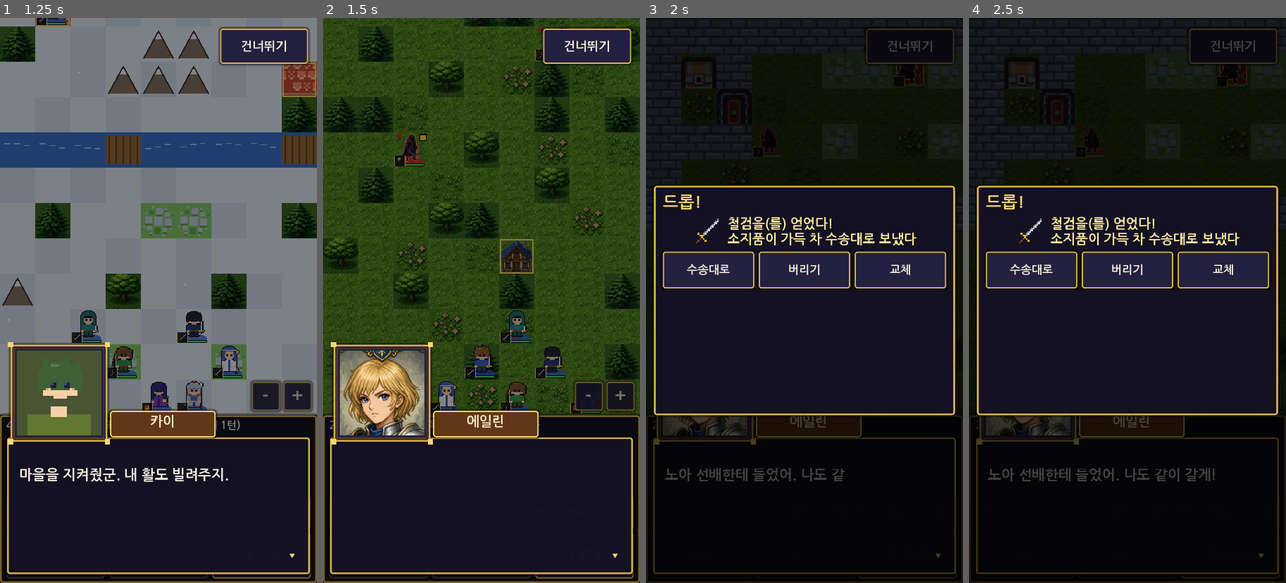
Above: before the commit, frames 1-4 (left to right).
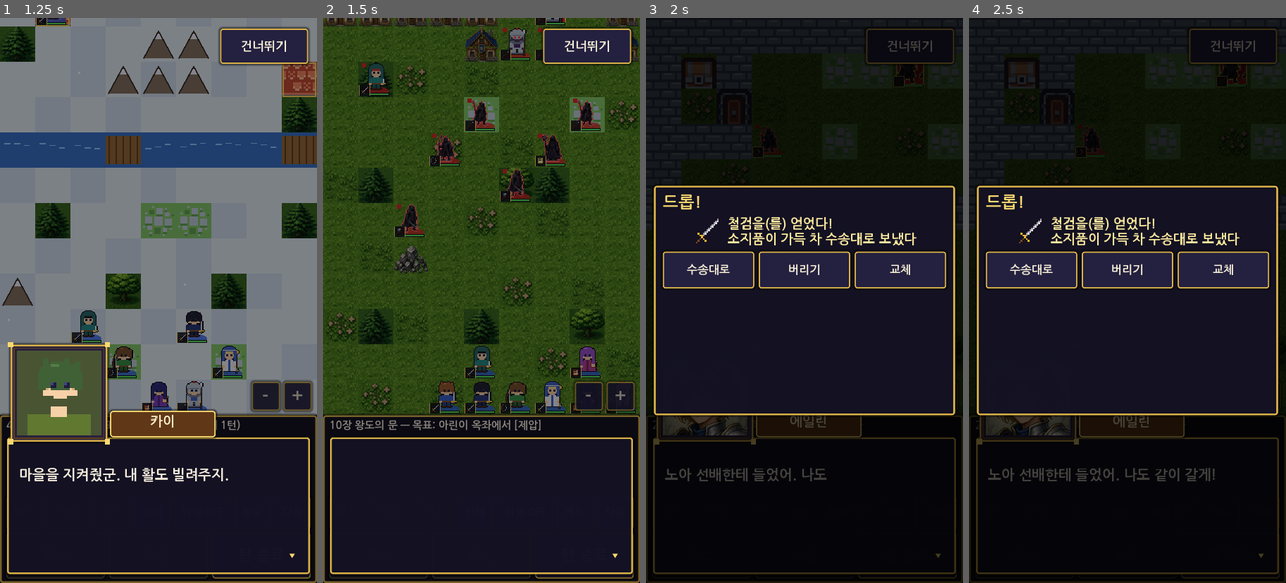
Above: after the commit, the same moments.

Repository: junsa80/srpg-prototype
Game: Godot game, scene res://tests/campaign_test.tscn
The game is run twice, just before and just after one commit, with the same random seed, the same clock (stepped at 60 frames per second) and the same inputs. This scene is started directly instead of the project's main scene.
Inputs:
- Up to frame 1 (1.25 s): click "건너뛰기" at 0.5 s
- Up to frame 2 (1.5 s): click "상태" at 1.25 s
- Up to frame 3 (2 s): no input
- Up to frame 4 (2.5 s): click "위험 OFF" at 2 s

Frame 1 is identical in both runs. In frame 2, 25% of the frame differs, in the area x 0-100%, y 0-76%; in frame 3, less than 0.1%; in frame 4, nothing differs.

Commit message:
10장 왕도의 문: 요새 문지기, 카린 영입, 미라×레온 A

Diff:
--- a/chapters/chapter_data.gd
+++ b/chapters/chapter_data.gd
@@ -77,9 +77,17 @@
 		"boss": [["그림자 기사", "왕도는 이미 그림자 아래에 있다. 너희는 늦었다."], ["아린", "늦지 않았어요. 아직 저 성에 사람들이 있어요. 그래서 싸우는 거예요."],
 			["에일린", "노아 선배가 지키던 길이야. 여기서 물러설 순 없어."]],
 		"post": [["그림자 기사", "크윽… 왕도의 문이… 너희를 삼킬 것이다…"], ["레온", "전초는 무너졌다. 다음은 왕도의 문이다."]]},
+	"ch10": {"title": "10장 왕도의 문", "goal": "성문(옥좌 칸) 제압",
+		"pre": [["", "왕도 성벽이 그림자에 젖어 검게 번들거린다. 성문 위의 깃발은 이미 찢겨 있었다."], ["레온", "저 문 너머가 내가 지키겠다고 맹세한 곳이다."],
+			["미라", "레온, 손이 떨려요. …저도 무서워요. 이 손목의 표식이 문 앞에서 타는 것 같아요."], ["레온", "그럼 내가 앞에 선다. 넌 뒤에서 모두를 살려 줘."]],
+		"boss": [["요새 문지기", "이 문은 열리지 않는다. 그림자의 명이다."], ["레온", "이 문은 사람을 지키라고 세운 문이다. 그림자를 위한 게 아니야!"],
+			["미라", "저 안에 아직 숨어 있는 사람들이 있어요. 그래서 우리가 여기 있는 거예요."]],
+		"post": [["요새 문지기", "문이… 열린다… 그분께서… 기다리신다…"], ["레온", "성문을 열었다. 이제 왕도로 들어간다."], ["미라", "…표식이 잠잠해졌어요. 다행이에요."]]},
 }
 ## Talk (대화) recruit lines: [from, to] -> lines
 const TALK = {
+	"루크|카린": [["카린", "루크! 길드에서 사라진 그 루크 맞지? 난 문지기한테 잡혀서 열쇠 따는 일 하고 있었어."], ["루크", "카린… 아직 살아 있었구나. 이쪽으로 와. 다시는 놈들 일 하지 마."],
+		["카린", "좋아. 대신 문 열 땐 내가 먼저야. 실력은 안 녹슬었거든."]],
 	"아린|다린": [["아린", "그 검, 피난민한테 겨누려고 들고 온 거예요?"], ["다린", "돈 받고 따라온 것뿐이야. …애들 쫓는 일인 줄은 몰랐지."],
 		["아린", "그럼 이쪽에서 싸워요. 지킬 사람이 저렇게 많아요."], ["다린", "검 하나로 떠돌았지만, 이번엔 지킬 게 생겼군."]],
 	"아린|가렌": [["아린", "당신은 그림자가 아니잖아. 왜 저들 편에 서 있지?"], ["가렌", "돈 때문이었지. …그런데 저 괴물들, 마을을 통째로 삼키더군."],
@@ -133,6 +141,7 @@
 	"ch8": {3: [["가브리엘", "시종장이 문을 열었어요! 안쪽에도 적이!"], ["셀레나", "내 성 안에서…!"]],
 		6: [["베일", "미라, 너도 표식이 있지? 언젠가 이쪽으로 오게 될 거다."], ["미라", "…닥쳐."]]},
 	"ch9": {3: [["", "전초의 횃불이 검게 타오른다. 그림자 기운이 한층 짙어졌다."], ["엘렌", "결계가 숨 쉬듯 맥동해요… 오래 머물면 위험해요!"]]},
+	"ch10": {3: [["", "성벽 틈에서 그림자 연기가 뿜어져 나온다. 기운이 더 짙어졌다."], ["카린", "어이, 거기 도둑 얼굴! 너 루크지? 나 좀 봐!"]]},
 }
 
 ## 야영 대화 (클리어 후 거점 도착 시 1회)
@@ -155,10 +164,15 @@
 		["미라", "말하면 넌 날 지키려 들 거잖아. 그게 제일 싫어."]],
 	"ch9": [["", "— 전초 잔해 옆, 밤 —"], ["루크", "에일린. 오늘은 돌아왔네."], ["에일린", "네가 가르쳐 준 대로 했어. 들어갈 때 나올 길부터 봤지."],
 		["루크", "…솔직히, 그거 듣고 좀 감동했다."], ["에일린", "왕도에 닿으면 노아 선배 소식도 알 수 있을 거야. 그때까지 내 등 맡아 줄래?"], ["루크", "등이든 뭐든. 둘 다 돌아오기로 했잖아."]],
+	"ch10": [["", "— 성문 안쪽 초소, 밤 —"], ["미라", "레온, 아까 문 앞에서… 고마웠어요."], ["레온", "기사로서 당연한 일이다. …아니, 솔직히 말하면 너라서 그랬다."],
+		["미라", "이 표식이 뭐든, 레온이 옆에 있으면 무섭지 않아요."], ["레온", "그럼 끝까지 옆에 있지. 약속한다."]],
 }
 
 ## 지원 대화 (두 유닛이 모두 있고 해당 장 클리어 후 거점 [지원] 탭에서 열람)
 const SUPPORTS = [
+	{"id": "mira_leon_a", "a": "미라", "b": "레온", "after": "ch10", "title": "[A] 문 앞의 약속",
+		"lines": [["미라", "레온, 아까 문 앞에서… 고마웠어요."], ["레온", "기사로서 당연한 일이다. …아니, 솔직히 말하면 너라서 그랬다."],
+			["미라", "이 표식이 뭐든, 레온이 옆에 있으면 무섭지 않아요."], ["레온", "그럼 끝까지 옆에 있지. 약속한다."]]},
 	{"id": "luke_eileen_a", "a": "루크", "b": "에일린", "after": "ch9", "title": "[A] 나올 길",
 		"lines": [["루크", "에일린. 오늘은 돌아왔네."], ["에일린", "네가 가르쳐 준 대로 했어. 들어갈 때 나올 길부터 봤지."], ["루크", "…솔직히, 그거 듣고 좀 감동했다."],
 			["에일린", "왕도에 닿으면 노아 선배 소식도 알 수 있을 거야. 그때까지 내 등 맡아 줄래?"], ["루크", "등이든 뭐든. 둘 다 돌아오기로 했잖아."]]},
--- a/data/maps.gd
+++ b/data/maps.gd
@@ -478,4 +478,47 @@
 		],
 		"side": [{"id": "noloss9", "type": "nodeath", "text": "아군 전원 생존", "reward": {"gold": 1500}}],
 	},
+	# ---CH ch10
+	"ch10": {
+		"rows": [
+			"....F..F....",
+			"..T......T..",
+			"#####.H.####",
+			"....#...#...",
+			".F..........",
+			"....T..T....",
+			"............",
+			".F...FF...F.",
+			"............",
+			"..^......^..",
+			"............",
+			".F..F..F..F.",
+			"............",
+			"............",
+		],
+		"deploy_size": 8,
+		"spots": [Vector2i(3, 13), Vector2i(4, 13), Vector2i(5, 13), Vector2i(6, 13), Vector2i(7, 13), Vector2i(8, 13), Vector2i(4, 12), Vector2i(7, 12)],
+		"goal": "seize", "par": 13, "clear_gold": 3000,
+		"enemies": [
+			["그림자 병사", "강철도끼", Vector2i(2, 8), {"lv": 18}],
+			["그림자 궁병", "강철활", Vector2i(9, 8), {"lv": 18}],
+			["그림자 창병", "강철창", Vector2i(4, 5), {"lv": 18, "guard": true}],
+			["그림자 창병", "강철창", Vector2i(7, 5), {"lv": 18, "guard": true}],
+			["그림자 술사", "썬더", Vector2i(6, 6), {"lv": 18}],
+			["그림자 기병", "강철창", Vector2i(10, 4), {"lv": 18}],
+			["도적", "철단검", Vector2i(1, 4), {"name": "카린", "talk": "루크", "lv": 7}],
+			["그림자 중갑병", "강철창", Vector2i(5, 3), {"lv": 18, "guard": true}],
+			["그림자 궁병", "강철활", Vector2i(7, 3), {"lv": 18, "guard": true}],
+			["그림자 술사", "엘파이어", Vector2i(2, 1), {"lv": 18, "guard": true}],
+			["그림자 병사", "강철도끼", Vector2i(5, 7), {"lv": 18}],
+			["그림자 궁병", "강철활", Vector2i(3, 6), {"lv": 18}],
+			["그림자 술사", "썬더", Vector2i(9, 2), {"lv": 18, "guard": true}],
+			["그림자 창병", "강철창", Vector2i(6, 3), {"lv": 18, "guard": true}],
+			["아머나이트", "강철창", Vector2i(6, 2), {"boss": true, "name": "요새 문지기", "lv": 20, "item": "은창", "guard": true, "drop": "힘의 반지"}],
+		],
+		"reinforcements": [
+			{"turn": 4, "units": [["그림자 기병", "철창", Vector2i(0, 9), {"lv": 16}], ["그림자 기병", "철창", Vector2i(11, 9), {"lv": 16}]]},
+		],
+		"side": [{"id": "karin", "type": "recruit", "name": "카린", "text": "카린 영입 (루크로 대화)", "reward": {"gold": 1000}}],
+	},
 }
--- a/data/roster.gd
+++ b/data/roster.gd
@@ -52,7 +52,7 @@
 	"리엘": ["비룡기사", "recruit", "그림자 놈들한테서 도망쳤다. 이 날개로 갚지."],
 	# 7장 이후 합류 (해당 장이 생기기 전까지는 데이터만; CH_INDEX에 없음 → 등장 안 함)
 	"다린": ["용병", "recruit", "검 하나로 떠돌았지만, 이번엔 지킬 게 생겼군."], "소라": ["궁수", "recruit", "내 화살은 빗나가지 않아. 표적만 정해 줘."],
-	"엘렌": ["마법사", "recruit", "책으로만 배운 마법이지만… 실전에서 증명할게요."], "카린": ["도적", "ch10", "자물쇠든 경비든, 나한텐 다 열려 있어."],
+	"엘렌": ["마법사", "recruit", "책으로만 배운 마법이지만… 실전에서 증명할게요."], "카린": ["도적", "recruit", "자물쇠든 경비든, 나한텐 다 열려 있어."],
 	"브록": ["아머나이트", "ch12", "성문 하나쯤은 이 몸으로 막아 주지."], "라임": ["소셜나이트", "ch13", "말 위에서라면 누구보다 빨라. 앞장서지."],
 	"미르": ["시스터", "ch14", "다치신 분은 제게 오세요. 끝까지 함께할게요."], "제드": ["전사", "ch15", "궁지에 몰릴수록 도끼가 무거워지지. 좋아."],
 	"카이린": ["비룡기사", "recruit", "하늘은 넓다. 리엘 혼자 날게 둘 순 없지."],
@@ -103,7 +103,7 @@
 		if promoted in branches(k): return k
 	return ""
 
-const CH_INDEX = {"ch1": 0, "ch2": 1, "ch3": 2, "ch4a": 3, "ch4b": 3, "ch5": 4, "ch6": 5, "ch7": 6, "ch8": 7, "ch9": 8, "end": 9}
+const CH_INDEX = {"ch1": 0, "ch2": 1, "ch3": 2, "ch4a": 3, "ch4b": 3, "ch5": 4, "ch6": 5, "ch7": 6, "ch8": 7, "ch9": 8, "ch10": 9, "end": 10}
 static func joined_by(chapter: String) -> Array:
 	var idx = CH_INDEX.get(chapter, 0)
 	var rec = []
--- a/scripts/base.gd
+++ b/scripts/base.gd
@@ -306,7 +306,7 @@
 func _sortie() -> void:
 	if not Maps.CH.has(Campaign.chapter):
 		_clear()
-		body.add_child(ItemMenus.label("제1부 완결! 축하합니다.\n10장 이후는 준비 중입니다 (To be continued).\n\n[환생]으로 1장부터 다시 시작할 수 있습니다 (표준/강화 선택).", 28))
+		body.add_child(ItemMenus.label("제1부 완결! 축하합니다.\n11장 이후는 준비 중입니다 (To be continued).\n\n[환생]으로 1장부터 다시 시작할 수 있습니다 (표준/강화 선택).", 28))
 		var rb = ItemMenus.big("환생 — ★%d 시작" % (Campaign.cycle + 1), 96, 32); rb.name = "Rebirth"; body.add_child(rb)
 		rb.pressed.connect(func(): Menus.rebirth_select(self, func(): get_tree().change_scene_to_file("res://scenes/battle.tscn")))
 		return
--- a/scripts/campaign.gd
+++ b/scripts/campaign.gd
@@ -15,7 +15,7 @@
 var chapter_start = {}     # campaign dict at chapter start (for 챕터 재시작)
 const CONVOY_MAX = 100
 const CLEAR_GOLD = {"ch1": 1000, "ch2": 1500}
-const NEXT = {"ch1": "ch2", "ch2": "ch3", "ch3": "ch4a", "ch4a": "ch5", "ch4b": "ch5", "ch5": "ch6", "ch6": "ch7", "ch7": "ch8", "ch8": "ch9", "ch9": "end"}
+const NEXT = {"ch1": "ch2", "ch2": "ch3", "ch3": "ch4a", "ch4a": "ch5", "ch4b": "ch5", "ch5": "ch6", "ch6": "ch7", "ch7": "ch8", "ch8": "ch9", "ch9": "ch10", "ch10": "end"}
 const TRAIN_EXP = 10        # 훈련 bonus EXP for each deployed unit after a defeat
 var recruited = []          # names recruited by talk/village/rescue
 var ranks = {}              # chapter -> best rank letter (S/A/B/C)
--- a/tests/campaign_test.gd
+++ b/tests/campaign_test.gd
@@ -102,6 +102,9 @@
 	b.queue_free(); await get_tree().process_frame
 	b = await _battle("ch9", ["가렌", "카이"])
 	check(_named(b, "그림자 기사") != null and b.MAP.goal == "boss" and b.MAP.villages.values()[0].recruit == "엘렌" and b.units. …(227 unchanged characters)…
+	b.queue_free(); await get_tree().process_frame
+	b = await _battle("ch10", ["가렌", "카이"])
+	check(_named(b, "요새 문지기") != null and Skills.has(_named(b, "요새 문지기"), "요새 문지기") and b.MAP.goal == "seize" and _named(b, "카린").talk_from == "루크", "ch10: 요새 문지기(수비), seize, 카린 talk")
 	b.queue_free(); await get_tree().process_frame
 	# 6. branch + 훈련
 	Campaign.reset(); Campaign.route = "ch4b"; Campaign.record_clear("ch3")
@@ -351,7 +354,7 @@
 	var two = true
 	for b9 in bases: two = two and per.get(b9, 0) >= 2
 	check(two, ">=2 units per base class")
-	check(CampaignPlan.PLAN.size() >= 20 and CampaignPlan.playable("ch9") and not CampaignPlan.playable("ch10") and CampaignPlan.special_share("ch10") == 0.0 and CampaignPlan.special_share("ch20") > 0.0, "chapter plan data, ch10 gated")
+	check(CampaignPlan.PLAN.size() >= 20 and CampaignPlan.playable("ch10") and not CampaignPlan.playable("ch11") and CampaignPlan.special_share("ch10") == 0.0 and CampaignPlan.special_share("ch20") > 0.0, "chapter plan data, ch10 gated")
 	Skills.units = []; Skills.grid = null
 	var vb = Roster.make_unit("바르가스", 1, Vector2i.ZERO); vb.data.name = "바르가스"; vb.boss = true
 	var hit9 = Roster.make_unit("카엘", 0, Vector2i(0, 1)); hit9.inventory = [Weapons.make("철창")]
--- a/tests/sim_test.gd
+++ b/tests/sim_test.gd
@@ -7,7 +7,8 @@
 	"ch5": [9, ["강철"], ["가렌", "카이"], false], "ch6": [3, ["강철", "은"], ["가렌", "카이", "실라"], true],
 	"ch7": [5, ["강철", "은"], ["가렌", "카이", "실라"], true],
 	"ch8": [7, ["강철", "은"], ["가렌", "카이", "실라", "다린"], true],
-	"ch9": [8, ["강철", "은"], ["가렌", "카이", "실라", "다린", "소라"], true]}
+	"ch9": [8, ["강철", "은"], ["가렌", "카이", "실라", "다린", "소라"], true],
+	"ch10": [9, ["강철", "은"], ["가렌", "카이", "실라", "다린", "소라", "엘렌"], true]}
 const TRIALS = 16
 var results = {}
 var threat = {}
Not shown, changed: build/web/index.html
Not shown, changed: build/web/index.pck
Not shown, changed: story/ch10.md
